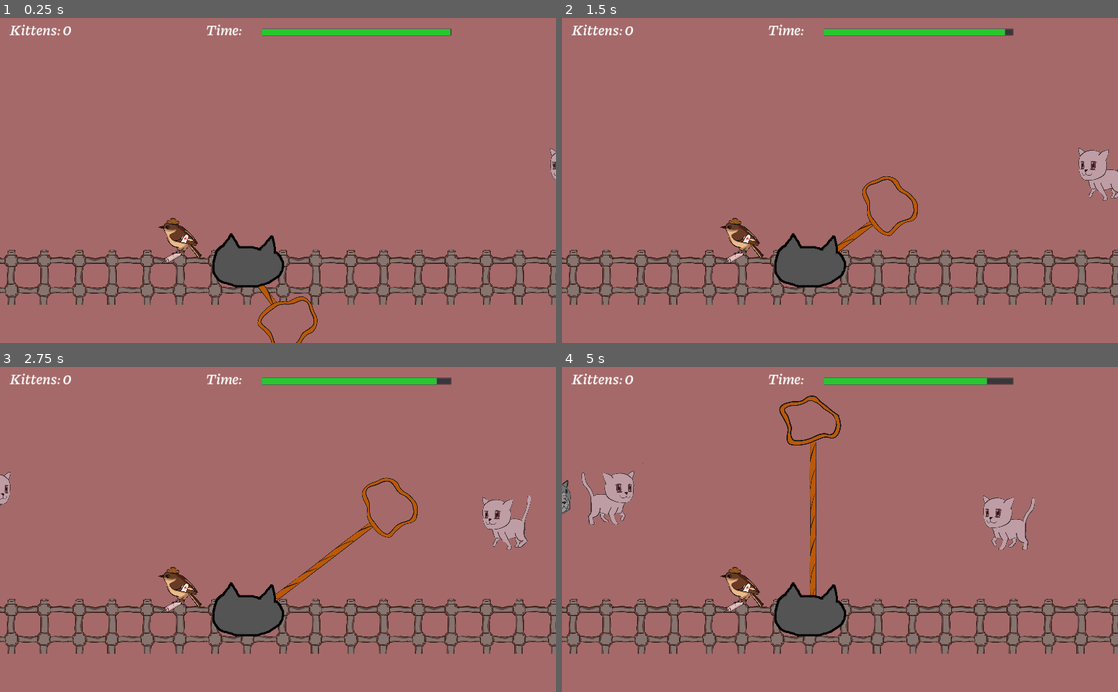
Above: before the commit, frames 1-4 (two rows, left to right).
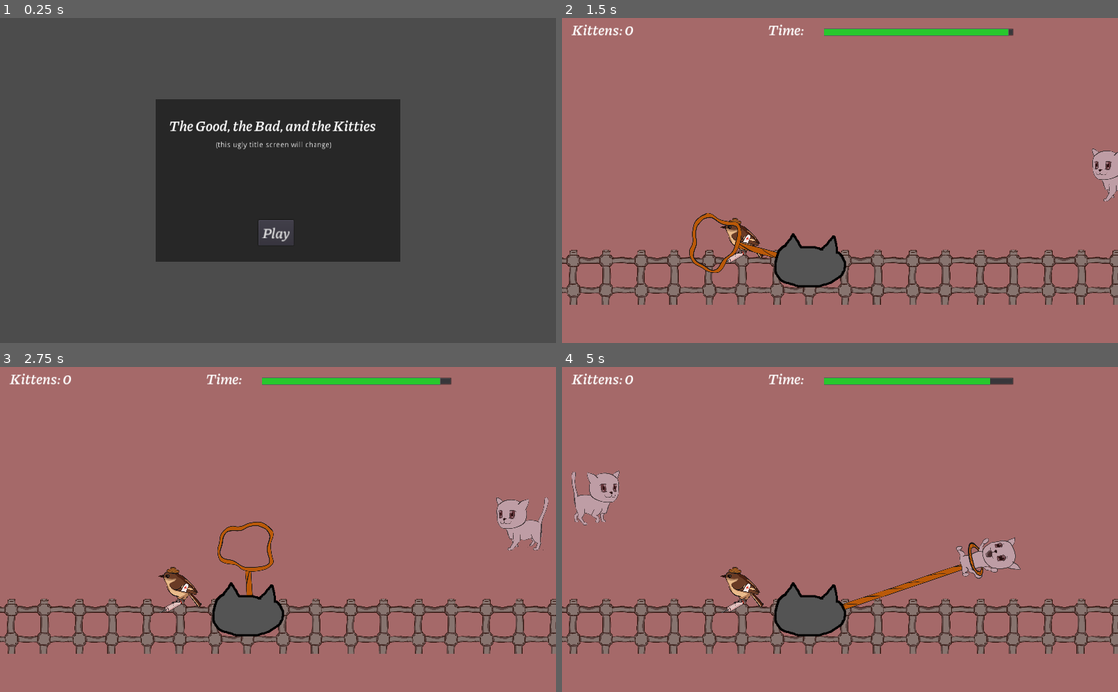
Above: after the commit, the same moments.

Repository: metcalf-putnam/purrposeful_jam_2020
Game: Godot game, scene res://ui/main.tscn
Two runs of this game, one before a commit and one after it. Both use one fixed random seed, a clock stepped at 60 frames per second and the inputs below. Before the commit the project starts from res://root.tscn. Sound files missing from this copy of the repository are replaced by a short silence.
Inputs (mouse positions are in pixels of both pictures, inside the frame that each line leads up to):
- Up to frame 1 (0.25 s): no input
- Up to frame 2 (1.5 s): click (840, 232) at 0.5 s, where only the run after the commit has a clickable "Play"; move the mouse to (734, 248) at 1.27 s; click (734, 248) at 1.42 s
- Up to frame 3 (2.75 s): move the mouse to (166, 545) at 2.02 s; click (166, 545) at 2.17 s
- Up to frame 4 (5 s): move the mouse to (895, 458) at 2.77 s; click (895, 458) at 2.92 s; move the mouse to (812, 594) at 3.52 s; click (812, 594) at 3.67 s; move the mouse to (1006, 578) at 4.27 s; click (1006, 578) at 4.42 s

The runs differ from the first frame. In frame 1, 97% of the frame differs, in the area x 0-100%, y 0-100%; in frame 2, 1.7%; in frame 3, 2.4%; in frame 4, 4.3%.

Commit message:
added most basic of basic menu screens

Diff:
--- a/music/music.gd
+++ b/music/music.gd
@@ -2,13 +2,15 @@
 var bird_song = false
 
 
-func _ready():
-	yield(get_tree().create_timer(0.5), "timeout")
-
-
-func start():
-	$MainLoop.play()
+func start(type = "level"):
+	if type == "menu":
+		$MainLoop.stop()
+		$MenuLoop.play()
+	else:
+		$MenuLoop.stop()
+		$MainLoop.play()
 
 
 func stop():
 	$MainLoop.stop()
+	$MenuLoop.stop()
--- a/music/music.tscn
+++ b/music/music.tscn
@@ -1,7 +1,8 @@
-[gd_scene load_steps=3 format=2]
+[gd_scene load_steps=4 format=2]
 
 [ext_resource path="res://music/Kitten Wranglin' [Loop].ogg" type="AudioStream" id=1]
 [ext_resource path="res://music/music.gd" type="Script" id=2]
+[ext_resource path="res://music/Butch Catsidy [Menu Theme].ogg" type="AudioStream" id=3]
 
 [node name="Node" type="Node"]
 pause_mode = 2
@@ -10,3 +11,6 @@
 [node name="MainLoop" type="AudioStreamPlayer" parent="."]
 stream = ExtResource( 1 )
 volume_db = -10.0
+
+[node name="MenuLoop" type="AudioStreamPlayer" parent="."]
+stream = ExtResource( 3 )
--- a/project.godot
+++ b/project.godot
@@ -16,7 +16,7 @@
 [application]
 
 config/name="purrposeful_jam_2020"
-run/main_scene="res://root.tscn"
+run/main_scene="res://ui/main.tscn"
 config/icon="res://icon.png"
 
 [autoload]
--- a/root.gd
+++ b/root.gd
@@ -4,7 +4,6 @@
 
 
 func _ready():
-	Music.bird_song = false
 	EventHub.connect("restart_level", self, "_on_restart_level")
 	get_tree().paused = false
 	Music.start()
@@ -12,6 +11,7 @@
 
 func _on_TimeMeter_time_out():
 	get_tree().paused = true
+	Music.bird_song = false
 	Music.stop()
 	$AnimationPlayer.play("fade_to_black")
 	var end_screen = EndScreen.instance()
--- /dev/null
+++ b/ui/main.gd
@@ -0,0 +1,9 @@
+extends Control
+
+
+func _ready():
+	Music.start("menu")
+
+
+func _on_Button_pressed():
+	get_tree().change_scene("res://root.tscn")
--- a/ui/main.tscn
+++ b/ui/main.tscn
@@ -1,8 +1,61 @@
-[gd_scene format=2]
+[gd_scene load_steps=4 format=2]
+
+[ext_resource path="res://fonts/Piazzolla-SemiBoldItalic-opsz=28.ttf" type="DynamicFontData" id=1]
+[ext_resource path="res://ui/main.gd" type="Script" id=2]
+
+[sub_resource type="DynamicFont" id=1]
+size = 28
+use_filter = true
+font_data = ExtResource( 1 )
 
 [node name="Main" type="Control"]
 anchor_right = 1.0
 anchor_bottom = 1.0
+script = ExtResource( 2 )
 __meta__ = {
 "_edit_use_anchors_": false
 }
+
+[node name="NinePatchRect" type="ColorRect" parent="."]
+self_modulate = Color( 0.152941, 0.152941, 0.152941, 1 )
+anchor_left = 0.5
+anchor_top = 0.5
+anchor_right = 0.5
+anchor_bottom = 0.5
+margin_left = -225.0
+margin_top = -150.0
+margin_right = 225.0
+margin_bottom = 150.0
+__meta__ = {
+"_edit_use_anchors_": false
+}
+
+[node name="Label" type="Label" parent="NinePatchRect"]
+margin_left = 24.0176
+margin_top = 27.5337
+margin_right = 422.018
+margin_bottom = 68.5337
+custom_fonts/font = SubResource( 1 )
+text = "The Good, the Bad, and the Kitties"
+__meta__ = {
+"_edit_use_anchors_": false
+}
+
+[node name="Button" type="Button" parent="NinePatchRect"]
+margin_left = 188.988
+margin_top = 223.006
+margin_right = 253.988
+margin_bottom = 270.006
+custom_fonts/font = SubResource( 1 )
+text = "Play"
+__meta__ = {
+"_edit_use_anchors_": false
+}
+
+[node name="Label2" type="Label" parent="NinePatchRect"]
+margin_left = 110.326
+margin_top = 77.7855
+margin_right = 324.326
+margin_bottom = 91.7855
+text = "(this ugly title screen will change)"
+[connection signal="pressed" from="NinePatchRect/Button" to="." method="_on_Button_pressed"]
Not shown, added: music/Butch Catsidy [Menu Theme].ogg.import
Not shown, added: music/Butch Catsidy [Menu Theme].ogg
